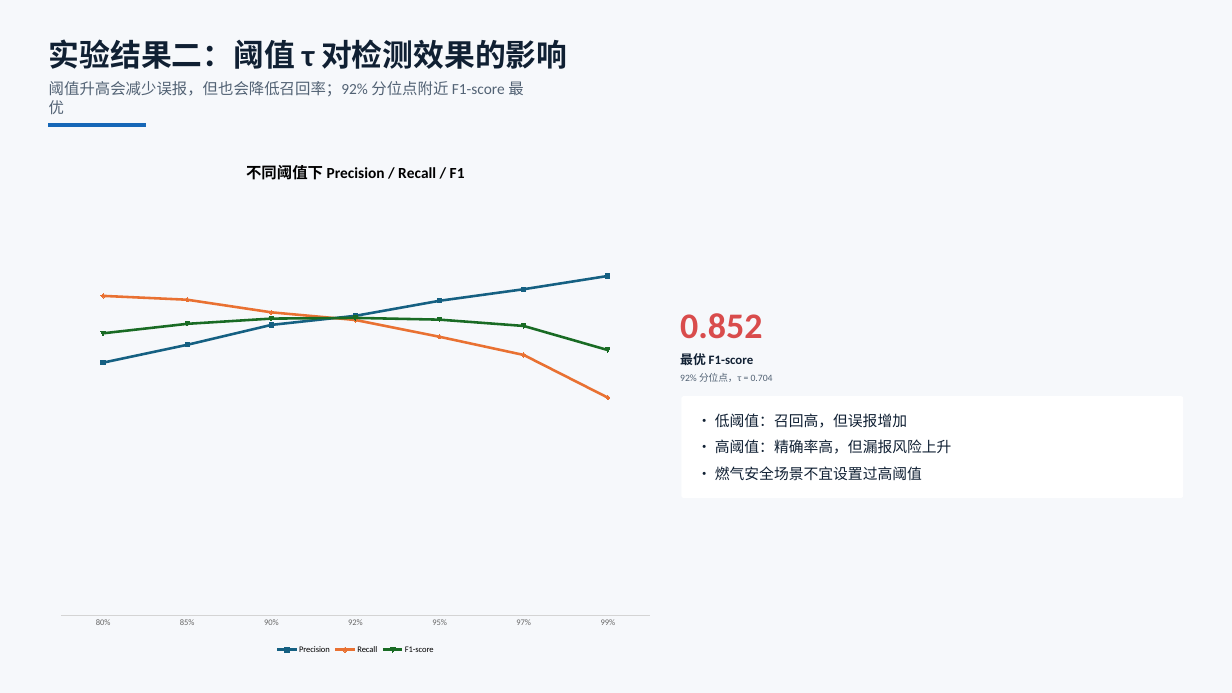
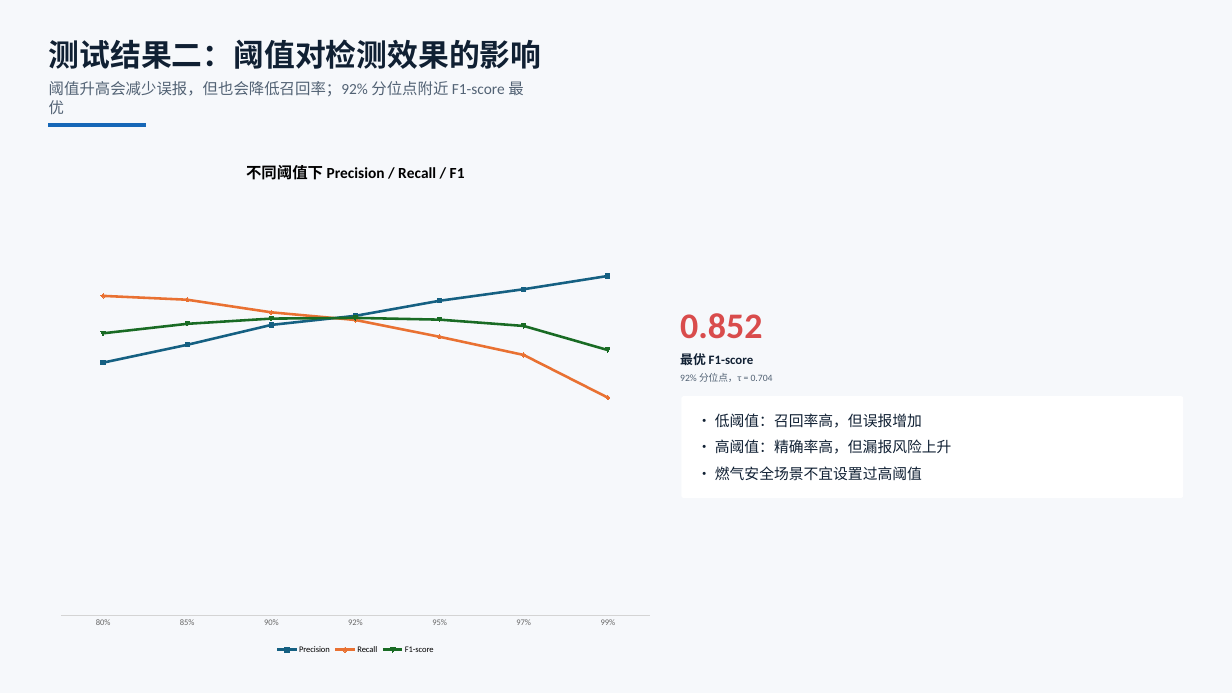
Before and after one commit to solisW/my_thesis_system, a slide deck: slide 14 of docs/2022005052-王晨阳-毕业答辩PPT codex版本.pptx. Drawn at 1232x693 pixels with LibreOffice and Linux fonts; fonts in the diff are those of the drawing. Boxes give left, top, right and bottom in pixels: in the first picture for what was removed or moved away, otherwise in the second. Text is boxed around its words. In the diff, an @@ line names an element or a change of style, - is before the commit and + after.

```diff
--- a/docs/2022005052-王晨阳-毕业答辩PPT codex版本.pptx
+++ b/docs/2022005052-王晨阳-毕业答辩PPT codex版本.pptx
@@ text at bbox=[49, 39, 542, 69]: text changed @@
-实验结果二：阈值 τ 对检测效果的影响
+测试结果二：阈值对检测效果的影响
@@ text at bbox=[715, 413, 922, 428]: text changed @@
-• 低阈值：召回高，但误报增加
+• 低阈值：召回率高，但误报增加
```
Also in this commit, not shown: 17 other slides changed, 50 other files.
